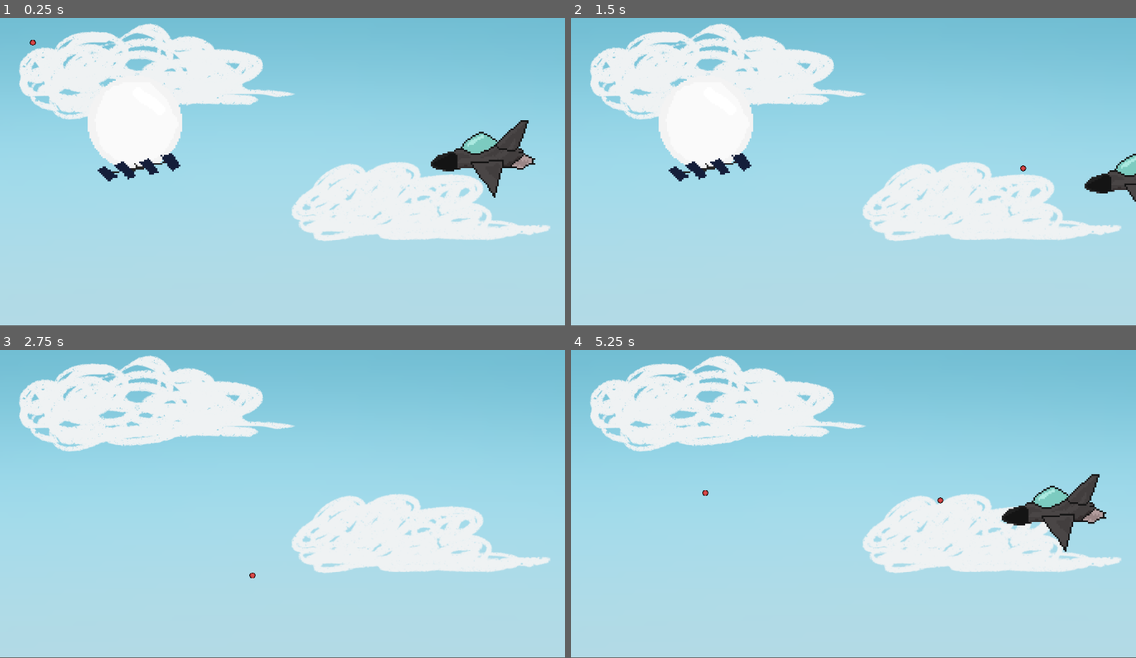
Above: before the commit, frames 1-4 (two rows, left to right).
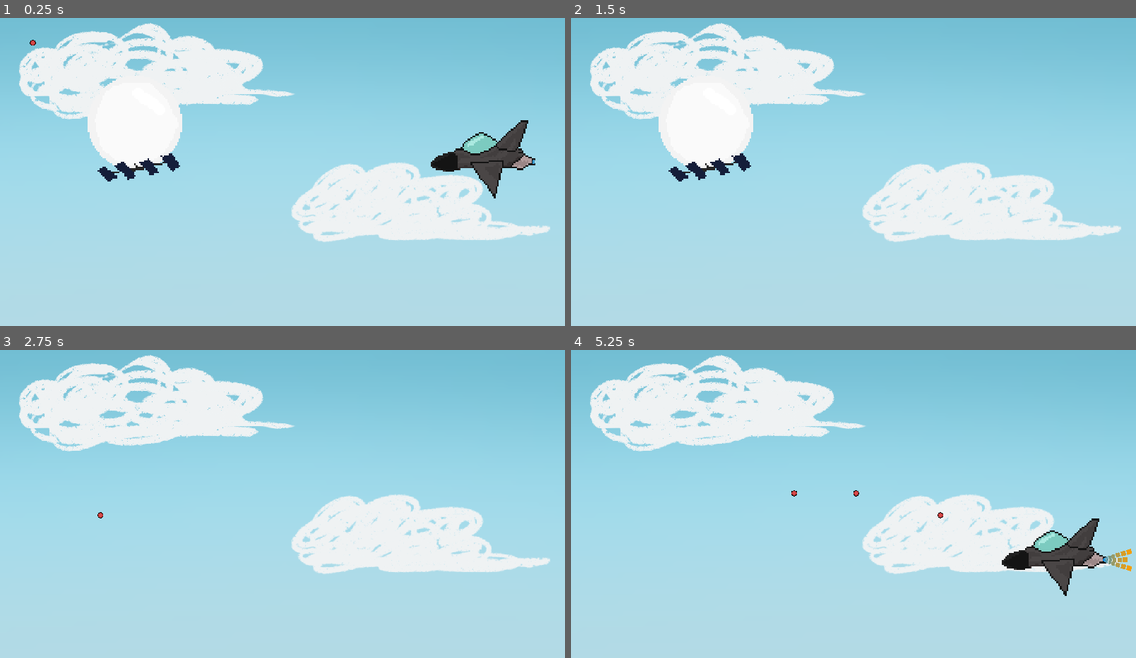
Above: after the commit, the same moments.

Repository: Morphasis/memegame
Game: Godot game, scene res://starting.tscn
Two runs of this game, one before a commit and one after it. Both use one fixed random seed, a clock stepped at 60 frames per second and the inputs below. Sound files missing from this copy of the repository are replaced by a short silence.
Inputs (mouse positions are in pixels of both pictures, inside the frame that each line leads up to):
- Up to frame 1 (0.25 s): no input
- Up to frame 2 (1.5 s): move the mouse to (977, 144) at 0.52 s; hold Right (right) 0.53-1.28 s; click (977, 144) at 0.6 s; move the mouse to (740, 178) at 1.27 s; hold Down (down) from 1.28 s (still down); click (740, 178) at 1.35 s
- Up to frame 3 (2.75 s): move the mouse to (339, 420) at 2.02 s; release Down (down) at 2.03 s; hold Right (right) from 2.03 s (still down); click (339, 420) at 2.1 s
- Up to frame 4 (5.25 s): move the mouse to (825, 559) at 2.77 s; release Right (right) at 2.78 s; hold Up (up) 2.78-3.53 s; click (825, 559) at 2.85 s; move the mouse to (1023, 540) at 3.52 s; hold Left (left) 3.53-5.03 s; click (1023, 540) at 3.6 s; move the mouse to (684, 442) at 4.27 s; click (684, 442) at 4.35 s; move the mouse to (881, 491) at 5.02 s; hold Down (down) from 5.03 s (still down); click (881, 491) at 5.1 s
The window is 800x468 before the commit and 800x469 after it. Grey fills any space a smaller window leaves; there, only what the larger window draws over its background counts as a difference.

The runs differ from the first frame. In frame 1, 0.9% of the frame differs, in the area x 3-98%, y 1-73%; in frame 2, 1.4%; in frame 3, 0.6%; in frame 4, 4.3%, in the area x 3-100%, y 1-80%.

Commit message:
Updated particles

Diff:
--- a/f16.gd
+++ b/f16.gd
@@ -1,6 +1,6 @@
 extends KinematicBody2D
 
-export (int) var speed = 200
+export (int) var speed = 600
 export (PackedScene) var Bullet
 
 var velocity = Vector2()
--- a/project.godot
+++ b/project.godot
@@ -14,6 +14,10 @@
 run/main_scene="res://starting.tscn"
 config/icon="res://icon.png"
 
+[display]
+
+window/stretch/mode="2d"
+
 [gui]
 
 common/drop_mouse_on_gui_input_disabled=true
@@ -24,19 +28,19 @@
 "deadzone": 0.5,
 "events": [  ]
 }
+ui_select={
+"deadzone": 0.5,
+"events": [  ]
+}
 ui_cancel={
 "deadzone": 0.5,
 "events": [  ]
 }
-ui_focus_prev={
+ui_focus_next={
 "deadzone": 0.5,
 "events": [  ]
 }
-ui_select={
-"deadzone": 0.5,
-"events": [  ]
-}
-ui_focus_next={
+ui_focus_prev={
 "deadzone": 0.5,
 "events": [  ]
 }
--- a/starting.tscn
+++ b/starting.tscn
@@ -10,6 +10,28 @@
 [ext_resource path="res://shot.wav" type="AudioStream" id=8]
 [ext_resource path="res://cloud1.png" type="Texture" id=9]
 [ext_resource path="res://cloud2.png" type="Texture" id=10]
+
+[sub_resource type="Gradient" id=2]
+colors = PoolColorArray( 0.0351563, 0.592957, 1, 1, 0.96875, 0.625543, 0.0340576, 1 )
+
+[sub_resource type="GradientTexture" id=3]
+gradient = SubResource( 2 )
+
+[sub_resource type="Curve" id=4]
+max_value = 5.0
+_data = [ Vector2( 0, 1 ), 0.0, 0.0, 0, 0, Vector2( 1, 5 ), 0.0, 0.0, 0, 0 ]
+
+[sub_resource type="CurveTexture" id=5]
+curve = SubResource( 4 )
+
+[sub_resource type="ParticlesMaterial" id=6]
+flag_disable_z = true
+gravity = Vector3( 98, 0, 0 )
+orbit_velocity = 0.0
+orbit_velocity_random = 0.0
+scale = 1.8
+scale_curve = SubResource( 5 )
+color_ramp = SubResource( 3 )
 
 [sub_resource type="CircleShape2D" id=1]
 radius = 79.0
@@ -43,6 +65,18 @@
 stream = ExtResource( 8 )
 
 [node name="Particles2D" type="Particles2D" parent="f16"]
+position = Vector2( 88, 21 )
+process_material = SubResource( 6 )
+
+[node name="Particles2D2" type="Particles2D" parent="f16"]
+position = Vector2( 88, 19 )
+rotation = -0.264315
+process_material = SubResource( 6 )
+
+[node name="Particles2D3" type="Particles2D" parent="f16"]
+position = Vector2( 88, 23 )
+rotation = 0.270968
+process_material = SubResource( 6 )
 
 [node name="baloon" type="KinematicBody2D" parent="."]
 position = Vector2( 243, 242 )
Not shown, added: index.apple-touch-icon.png.import
Not shown, added: index.icon.png.import
Not shown, added: index.png.import
Not shown: 1 places in starting.tscn that only renumber resources
Not shown, changed: index.html
Not shown, changed: index.pck
